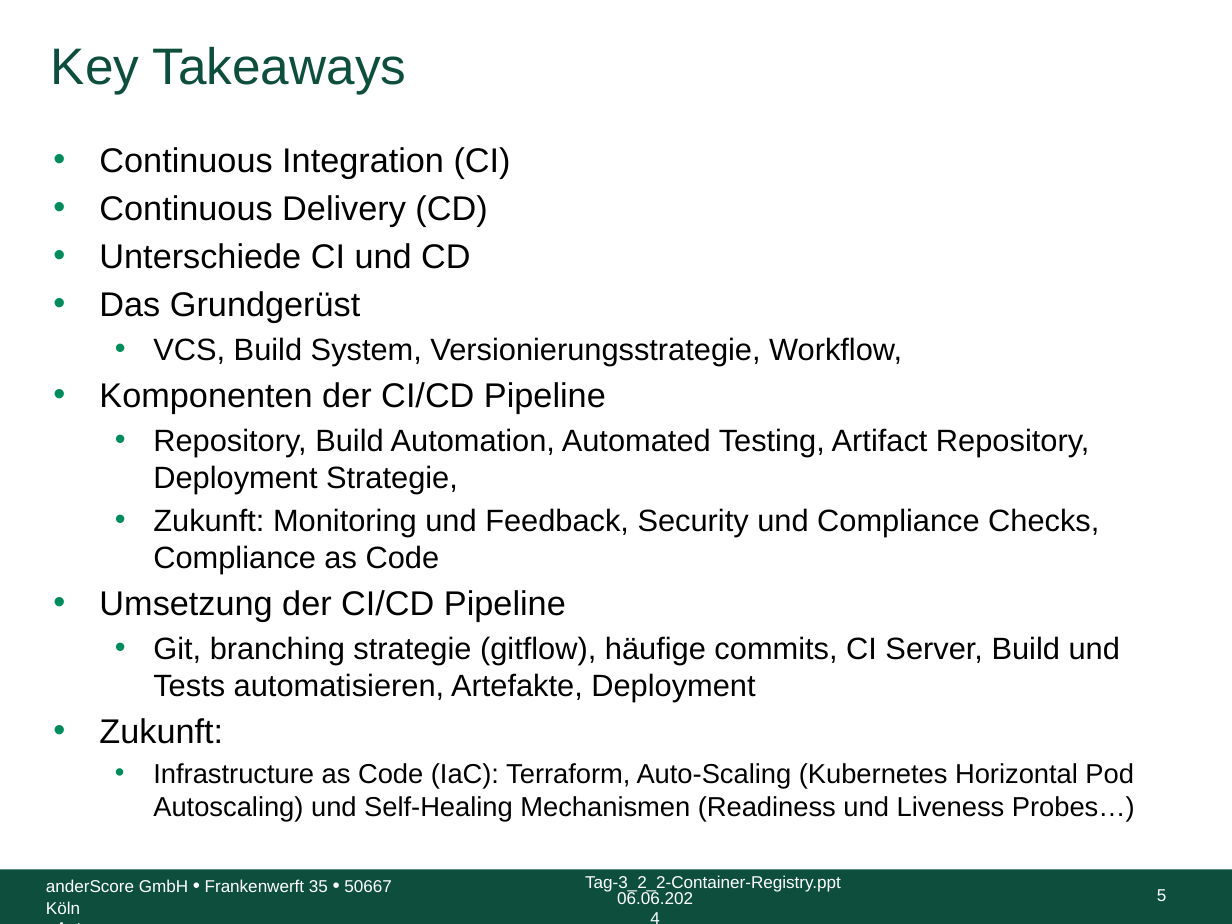
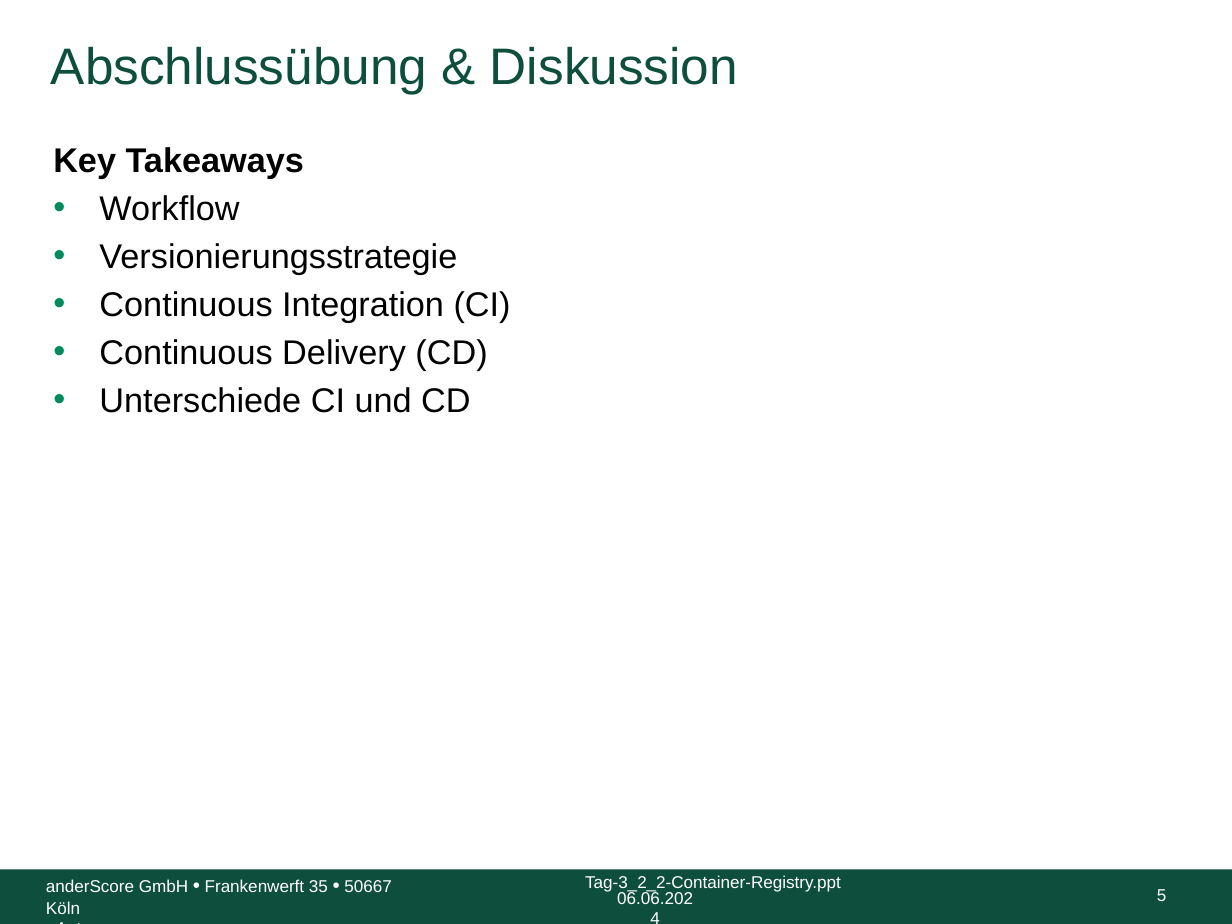
Before and after one commit to anderscore-gmbh/gitlab, a slide deck: slide 5 of slides/Tag-3_5-Abschluss.pptx. Drawn at 1232x924 pixels with LibreOffice and Linux fonts; fonts in the diff are those of the drawing; background and template pictures are left out. Boxes give left, top, right and bottom in pixels: in the first picture for what was removed or moved away, otherwise in the second. Text is boxed around its words. In the diff, an @@ line names an element or a change of style, - is before the commit and + after.

Commit message:
Key Takewaways zu: Workflow, Versionisierungsstrategie, CI, CD und Unterschied zw. CI & CD hinzugefügt

```diff
--- a/slides/Tag-3_5-Abschluss.pptx
+++ b/slides/Tag-3_5-Abschluss.pptx
@@ title at box(51, 46, 738, 94): text changed @@
-Key Takeaways
+Abschlussübung & Diskussion
@@ text at box(53, 147, 457, 274): paragraphs added @@
+Key Takeaways
+• Workflow
+• Versionierungsstrategie
@@ text at box(99, 291, 1135, 821): paragraphs removed @@
-• Das Grundgerüst
-  • VCS, Build System, Versionierungsstrategie, Workflow,
-• Komponenten der CI/CD Pipeline
-  • Repository, Build Automation, Automated Testing, Artifact Repository, Deployment Strategie,
-  • Zukunft: Monitoring und Feedback, Security und Compliance Checks, Compliance as Code
-• Umsetzung der CI/CD Pipeline
-  • Git, branching strategie (gitflow), häufige commits, CI Server, Build und Tests automatisieren, Artefakte, Deployment
-• Zukunft:
-  • Infrastructure as Code (IaC): Terraform, Auto-Scaling (Kubernetes Horizontal Pod Autoscaling) und Self-Healing Mechanismen (Readiness und Liveness Probes…)
```
Also in this commit, not shown: 8 slides added.
